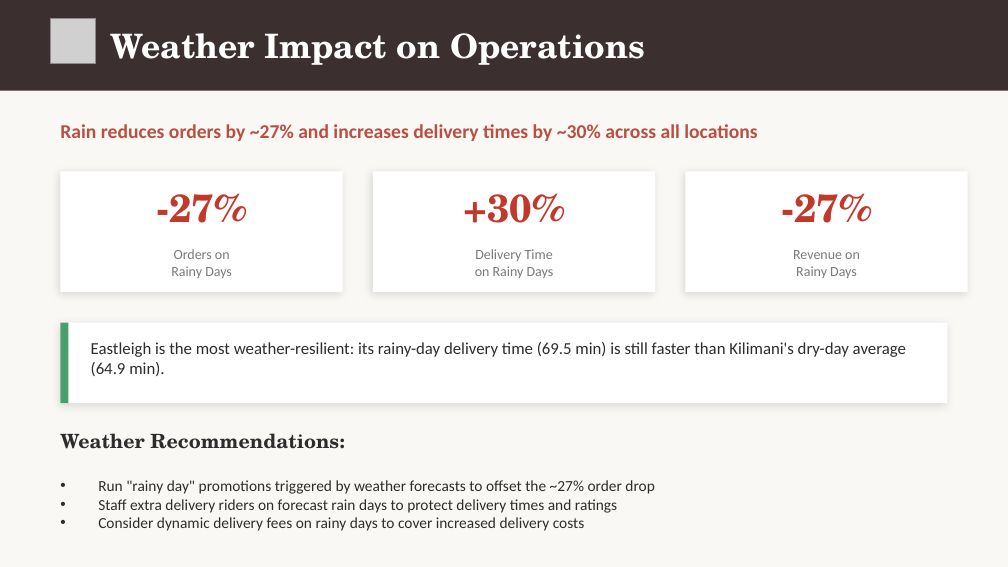
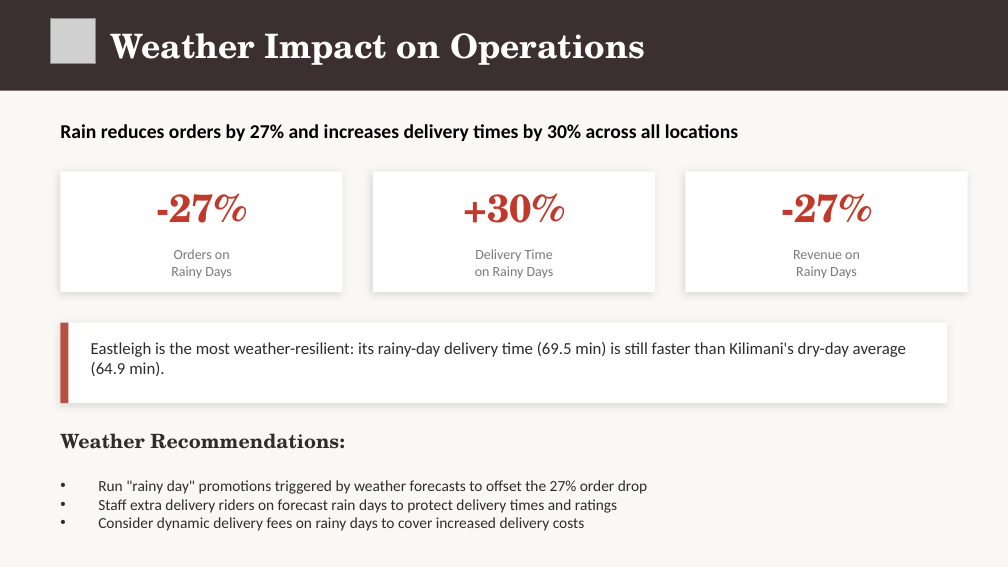
Before and after one commit to Diana-Injelwa/Quickbites-Case-Study, a slide deck: slide 10 of Quickbites Analysis.pptx. Drawn at 1008x567 pixels with LibreOffice and Linux fonts; fonts in the diff are those of the drawing; grey boxes stand for pictures. Boxes give left, top, right and bottom in pixels: in the first picture for what was removed or moved away, otherwise in the second. Text is boxed around its words. In the diff, an @@ line names an element or a change of style, - is before the commit and + after.

Commit message:
Modified powerpoint presentation

```diff
--- a/Quickbites Analysis.pptx
+++ b/Quickbites Analysis.pptx
@@ text at [60, 124, 738, 141]: text changed; text colour #B85042 to #000000 @@
-Rain reduces orders by ~27% and increases delivery times by ~30% across all locations
+Rain reduces orders by 27% and increases delivery times by 30% across all locations
@@ rectangle at [60, 323, 69, 403]: fill #4A9E6B to #B85042 @@
@@ text at [98, 480, 647, 494]: text changed @@
-• Run "rainy day" promotions triggered by weather forecasts to offset the ~27% order drop
+• Run "rainy day" promotions triggered by weather forecasts to offset the 27% order drop
```
Also in this commit, not shown: 7 other slides changed, 1 slide removed, 1 other file.
